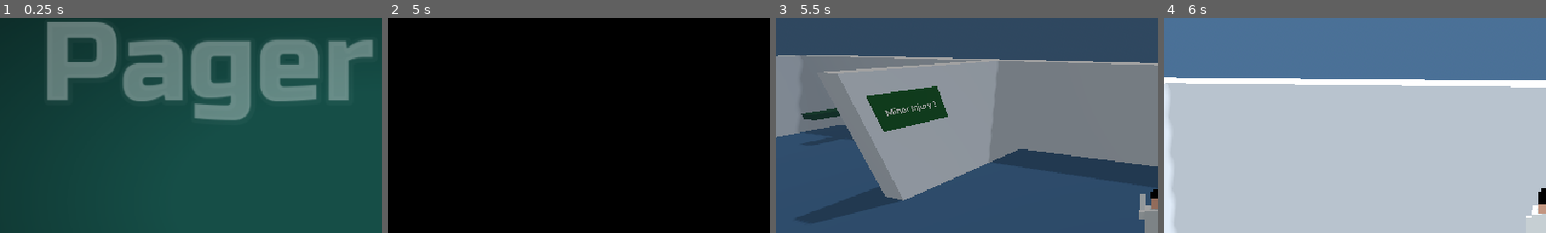
Above: before the commit, frames 1-4 (left to right).
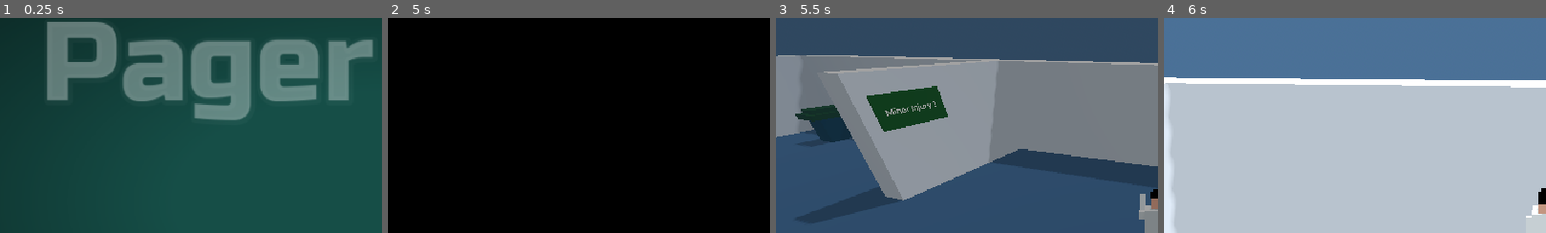
Above: after the commit, the same moments.

Repository: hawkstein/ludum-dare-60-old-tech
Game: Godot game, scene res://screens/main_menu.tscn
Two runs of this game, one before a commit and one after it. Both use one fixed random seed, a clock stepped at 60 frames per second and the inputs below.
Inputs (mouse positions are % of the whole screen's width and height, from its top left):
- Up to frame 1 (0.25 s): no input
- Up to frame 2 (5 s): tap Enter at 0.5 s; move the mouse to (72, 45) at 0.52 s; hold D (Right) 0.53-1.25 s; hold Space (Pager) 0.53-1.25 s; click (72, 45) at 0.67 s; click "Start" at 1.25 s; click "Play game" at 2 s; click "Play game" at 2.75 s; move the mouse to (30, 55) at 3.52 s; hold S (Down) 3.53-4.28 s; tap Space (Pager) at 3.6 s; move the mouse to (60, 28) at 4.27 s; hold D (Right) from 4.28 s (still down); hold Space (Pager) from 4.28 s (still down)
- Up to frame 3 (5.5 s): move the mouse to (49, 52) at 5.02 s; release D (Right) at 5.03 s; release Space (Pager) at 5.03 s; hold W (Up) from 5.03 s (still down); tap Space (Pager) at 5.1 s
- Up to frame 4 (6 s): keep holding W (Up); move the mouse to (57, 51) at 5.77 s; hold Space (Pager) from 5.78 s (still down)
The pictures show only the part of the screen within x 0-50%, y 7-57%; the shares and areas given below are measured in that part.

Frames 1-2 are identical in both runs. In frame 3, 0.9% of the frame differs, in the area x 5-20%, y 40-60%; in frame 4, nothing differs.

Commit message:
add a bit more to the bed model

Diff:
--- a/entities/bed.tscn
+++ b/entities/bed.tscn
@@ -6,13 +6,31 @@
 size = Vector3(2, 1, 2)
 
 [sub_resource type="BoxMesh" id="BoxMesh_cd33c"]
-size = Vector3(0.7, 0.2, 1.8)
+size = Vector3(1, 0.2, 2)
 
 [sub_resource type="StandardMaterial3D" id="StandardMaterial3D_cbuj4"]
 albedo_color = Color(0.101960786, 0.28627452, 0.078431375, 1)
 
+[sub_resource type="BoxMesh" id="BoxMesh_snt4t"]
+size = Vector3(0.8, 1, 1.627)
+
+[sub_resource type="StandardMaterial3D" id="StandardMaterial3D_fjy18"]
+albedo_color = Color(0.05295492, 0.26583818, 0.33006114, 1)
+
+[sub_resource type="BoxMesh" id="BoxMesh_bjklw"]
+size = Vector3(0.63084716, 0.2, 1.4526352)
+
+[sub_resource type="BoxMesh" id="BoxMesh_fjy18"]
+size = Vector3(0.63084716, 0.2, 0.26440352)
+
+[sub_resource type="BoxMesh" id="BoxMesh_tycb4"]
+size = Vector3(0.25, 0.2, 0.25)
+
+[sub_resource type="StandardMaterial3D" id="StandardMaterial3D_snt4t"]
+albedo_color = Color(0.98039216, 0.6784314, 0.5686275, 1)
+
 [sub_resource type="BoxShape3D" id="BoxShape3D_wysbo"]
-size = Vector3(0.7, 0.2, 1.8)
+size = Vector3(1, 0.2, 2)
 
 [node name="Bed" type="Area3D" unique_id=1517169828]
 script = ExtResource("1_snt4t")
@@ -20,9 +38,34 @@
 [node name="CollisionShape3D" type="CollisionShape3D" parent="." unique_id=508424934]
 shape = SubResource("BoxShape3D_cd33c")
 
-[node name="MeshInstance3D" type="MeshInstance3D" parent="." unique_id=1159242977]
+[node name="Bed" type="MeshInstance3D" parent="." unique_id=1159242977]
 mesh = SubResource("BoxMesh_cd33c")
 surface_material_override/0 = SubResource("StandardMaterial3D_cbuj4")
+
+[node name="Base" type="MeshInstance3D" parent="." unique_id=341353644]
+transform = Transform3D(1, 0, 0, 0, 1, 0, 0, 0, 1, -0.007918179, -0.5361334, -0.034326196)
+mesh = SubResource("BoxMesh_snt4t")
+surface_material_override/0 = SubResource("StandardMaterial3D_fjy18")
+
+[node name="Patient" type="Node3D" parent="." unique_id=1928830847]
+
+[node name="BedCover" type="MeshInstance3D" parent="Patient" unique_id=1356961306]
+transform = Transform3D(1, 0, 0, 0, 1, 0, 0, 0, 1, 0.004425049, 0.15812057, 0.12526804)
+mesh = SubResource("BoxMesh_bjklw")
+skeleton = NodePath("../..")
+surface_material_override/0 = SubResource("StandardMaterial3D_cbuj4")
+
+[node name="Pillow" type="MeshInstance3D" parent="Patient" unique_id=1192851303]
+transform = Transform3D(1, 0, 0, 0, 0.62614274, -0.77970845, 0, 0.77970845, 0.62614274, 0.004425049, 0.24336964, -0.89034307)
+mesh = SubResource("BoxMesh_fjy18")
+skeleton = NodePath("../..")
+surface_material_override/0 = SubResource("StandardMaterial3D_cbuj4")
+
+[node name="Head" type="MeshInstance3D" parent="Patient" unique_id=1718172121]
+transform = Transform3D(1, 0, 0, 0, 0.62614274, -0.77970845, 0, 0.77970845, 0.62614274, 0.004425049, 0.3197568, -0.74805963)
+mesh = SubResource("BoxMesh_tycb4")
+skeleton = NodePath("../..")
+surface_material_override/0 = SubResource("StandardMaterial3D_snt4t")
 
 [node name="StaticBody3D" type="StaticBody3D" parent="." unique_id=1106441178]
 
--- a/entities/player/third_person_player.tscn
+++ b/entities/player/third_person_player.tscn
@@ -10,7 +10,7 @@
 size = Vector3(0.2, 0.2, 0.2)
 
 [sub_resource type="StandardMaterial3D" id="StandardMaterial3D_1pxly"]
-albedo_color = Color(0.98084885, 0.67940915, 0.5672008, 1)
+albedo_color = Color(0.98039216, 0.6784314, 0.5686275, 1)
 
 [sub_resource type="BoxMesh" id="BoxMesh_x0uxw"]
 size = Vector3(0.22, 0.1, 0.22)
--- a/screens/main.tscn
+++ b/screens/main.tscn
@@ -296,7 +296,7 @@
 target_id = &"minor1_bed1"
 
 [node name="Bed2" parent="Level/MinorInjury1" unique_id=492083183 instance=ExtResource("5_la406")]
-transform = Transform3D(1, 0, 0, 0, 1, 0, 0, 0, 1, -14.124872, 1, -0.8506572)
+transform = Transform3D(-0.99999994, 0, -8.742277e-08, 0, 1, 0, 8.742277e-08, 0, -0.99999994, -14.124872, 1, -0.8506572)
 target_id = &"minor1_bed4"
 
 [node name="Bed3" parent="Level/MinorInjury1" unique_id=998168722 instance=ExtResource("5_la406")]
@@ -304,7 +304,7 @@
 target_id = &"minor1_bed2"
 
 [node name="Bed4" parent="Level/MinorInjury1" unique_id=539740585 instance=ExtResource("5_la406")]
-transform = Transform3D(1, 0, 0, 0, 1, 0, 0, 0, 1, -9.577789, 1, -0.9109609)
+transform = Transform3D(-1, 0, -8.742278e-08, 0, 1, 0, 8.742278e-08, 0, -1, -9.577789, 1, -0.9109609)
 target_id = &"minor1_bed3"
 
 [node name="Sign4" parent="Level/MinorInjury1" unique_id=1818753383 instance=ExtResource("2_owlgm")]
@@ -340,7 +340,7 @@
 target_id = &"minor2_bed1"
 
 [node name="Bed2" parent="Level/MinorInjury2" unique_id=1950494729 instance=ExtResource("5_la406")]
-transform = Transform3D(1, 0, 0, 0, 1, 0, 0, 0, 1, -14.124872, 1, -0.8506572)
+transform = Transform3D(-1, 0, -8.742278e-08, 0, 1, 0, 8.742278e-08, 0, -1, -14.124872, 1, -0.8506572)
 target_id = &"minor2_bed4"
 
 [node name="Bed3" parent="Level/MinorInjury2" unique_id=38470701 instance=ExtResource("5_la406")]
@@ -348,7 +348,7 @@
 target_id = &"minor2_bed2"
 
 [node name="Bed4" parent="Level/MinorInjury2" unique_id=1116705578 instance=ExtResource("5_la406")]
-transform = Transform3D(1, 0, 0, 0, 1, 0, 0, 0, 1, -9.577789, 1, -0.9109609)
+transform = Transform3D(-1, 0, -8.742278e-08, 0, 1, 0, 8.742278e-08, 0, -1, -9.577789, 1, -0.9109609)
 target_id = &"minor2_bed3"
 
 [node name="Partition" type="CSGBox3D" parent="Level/MinorInjury2" unique_id=526375188]
@@ -406,7 +406,7 @@
 target_id = &"major1_bed1"
 
 [node name="Bed2" parent="Level/MajorInjury1" unique_id=1704311982 instance=ExtResource("5_la406")]
-transform = Transform3D(1, 0, 0, 0, 1, 0, 0, 0, 1, -14.124872, 1, -0.8506572)
+transform = Transform3D(-1, 0, -8.742278e-08, 0, 1, 0, 8.742278e-08, 0, -1, -14.124872, 1, -0.8506572)
 target_id = &"major1_bed4"
 
 [node name="Bed3" parent="Level/MajorInjury1" unique_id=1529092411 instance=ExtResource("5_la406")]
@@ -414,7 +414,7 @@
 target_id = &"major1_bed2"
 
 [node name="Bed4" parent="Level/MajorInjury1" unique_id=635063061 instance=ExtResource("5_la406")]
-transform = Transform3D(1, 0, 0, 0, 1, 0, 0, 0, 1, -9.577789, 1, -0.9109609)
+transform = Transform3D(-1, 0, -8.742278e-08, 0, 1, 0, 8.742278e-08, 0, -1, -9.577789, 1, -0.9109609)
 target_id = &"major1_bed3"
 
 [node name="Partition" type="CSGBox3D" parent="Level/MajorInjury1" unique_id=764796555]
@@ -550,7 +550,7 @@
 target_id = &"major2_bed3"
 
 [node name="Bed2" parent="Level/MajorInjury2" unique_id=1166896544 instance=ExtResource("5_la406")]
-transform = Transform3D(1, 0, 0, 0, 1, 0, 0, 0, 1, -13.346867, 1, -0.8506565)
+transform = Transform3D(-1, 0, -8.742278e-08, 0, 1, 0, 8.742278e-08, 0, -1, -13.346867, 1, -0.8506565)
 target_id = &"major2_bed2"
 
 [node name="Bed3" parent="Level/MajorInjury2" unique_id=532422691 instance=ExtResource("5_la406")]
@@ -558,7 +558,7 @@
 target_id = &"major2_bed4"
 
 [node name="Bed4" parent="Level/MajorInjury2" unique_id=1981504861 instance=ExtResource("5_la406")]
-transform = Transform3D(1, 0, 0, 0, 1, 0, 0, 0, 1, -8.799784, 1, -0.91096115)
+transform = Transform3D(-1, 0, -8.742278e-08, 0, 1, 0, 8.742278e-08, 0, -1, -8.799784, 1, -0.91096115)
 target_id = &"major2_bed1"
 
 [node name="Partition" type="CSGBox3D" parent="Level/MajorInjury2" unique_id=1464697296]
@@ -756,7 +756,7 @@
 target_id = &"icu1_bed3"
 
 [node name="Bed2" parent="Level/ICU1" unique_id=1937328568 instance=ExtResource("5_la406")]
-transform = Transform3D(1, 0, 0, 0, 1, 0, 0, 0, 1, -13.119183, 1, -0.8506564)
+transform = Transform3D(-1, 0, -8.742278e-08, 0, 1, 0, 8.742278e-08, 0, -1, -13.119183, 1, -0.8506564)
 target_id = &"icu1_bed2"
 
 [node name="Bed3" parent="Level/ICU1" unique_id=684894297 instance=ExtResource("5_la406")]
@@ -764,7 +764,7 @@
 target_id = &"icu1_bed4"
 
 [node name="Bed4" parent="Level/ICU1" unique_id=1498109922 instance=ExtResource("5_la406")]
-transform = Transform3D(1, 0, 0, 0, 1, 0, 0, 0, 1, -8.572102, 1, -0.91096103)
+transform = Transform3D(-1, 0, -8.742278e-08, 0, 1, 0, 8.742278e-08, 0, -1, -8.572102, 1, -0.91096103)
 target_id = &"icu1_bed1"
 
 [node name="Partition" type="CSGBox3D" parent="Level/ICU1" unique_id=989218459]
@@ -819,7 +819,7 @@
 target_id = &"recovery1_bed3"
 
 [node name="Bed2" parent="Level/Recovery1" unique_id=63573679 instance=ExtResource("5_la406")]
-transform = Transform3D(1, 0, 0, 0, 1, 0, 0, 0, 1, -13.119183, 1, -0.8506564)
+transform = Transform3D(-1, 0, -8.742278e-08, 0, 1, 0, 8.742278e-08, 0, -1, -13.119183, 1, -0.8506564)
 target_id = &"recovery1_bed2"
 
 [node name="Bed3" parent="Level/Recovery1" unique_id=495851137 instance=ExtResource("5_la406")]
@@ -827,7 +827,7 @@
 target_id = &"recovery1_bed4"
 
 [node name="Bed4" parent="Level/Recovery1" unique_id=1852886829 instance=ExtResource("5_la406")]
-transform = Transform3D(1, 0, 0, 0, 1, 0, 0, 0, 1, -8.572102, 1, -0.91096103)
+transform = Transform3D(-1, 0, -8.742278e-08, 0, 1, 0, 8.742278e-08, 0, -1, -8.572102, 1, -0.91096103)
 target_id = &"recovery1_bed1"
 
 [node name="Partition" type="CSGBox3D" parent="Level/Recovery1" unique_id=1782933722]
@@ -871,11 +871,11 @@
 transform = Transform3D(-4.371139e-08, 0, -1, 0, 1, 0, 1, 0, -4.371139e-08, 6.8010025, 0, 58.561855)
 
 [node name="Bed2" parent="Level/Preop1" unique_id=645283675 instance=ExtResource("5_la406")]
-transform = Transform3D(1, 0, 0, 0, 1, 0, 0, 0, 1, -13.119183, 1, -0.8506564)
+transform = Transform3D(-1, 0, -8.742278e-08, 0, 1, 0, 8.742278e-08, 0, -1, -13.119183, 1, -0.8506564)
 target_id = &"preop1_bed2"
 
 [node name="Bed1" parent="Level/Preop1" unique_id=1702828196 instance=ExtResource("5_la406")]
-transform = Transform3D(1, 0, 0, 0, 1, 0, 0, 0, 1, -8.572102, 1.141304, -0.9109616)
+transform = Transform3D(-1, 0, -8.742278e-08, 0, 1, 0, 8.742278e-08, 0, -1, -8.572102, 1.141304, -0.9109616)
 target_id = &"preop1_bed1"
 
 [node name="Partition" type="CSGBox3D" parent="Level/Preop1" unique_id=1066067395]
@@ -907,7 +907,7 @@
 transform = Transform3D(-4.371139e-08, 0, -1, 0, 1, 0, 1, 0, -4.371139e-08, 12.822571, 0, 58.561855)
 
 [node name="Bed" parent="Level/Surgery1" unique_id=531717322 instance=ExtResource("5_la406")]
-transform = Transform3D(-4.371139e-08, 0, 1, 0, 1, 0, -1, 0, -4.371139e-08, -10.86359, 1, -3.1483064)
+transform = Transform3D(-4.371139e-08, 0, -1, 0, 1, 0, 1, 0, -4.371139e-08, -10.86359, 1, -3.1483064)
 target_id = &"surgery1_bed1"
 
 [node name="Partition" type="CSGBox3D" parent="Level/Surgery1" unique_id=1179853056]
@@ -938,7 +938,7 @@
 transform = Transform3D(-4.371139e-08, 0, -1, 0, 1, 0, 1, 0, -4.371139e-08, 20.780067, 0, 58.561855)
 
 [node name="Bed" parent="Level/Surgery2" unique_id=1331819155 instance=ExtResource("5_la406")]
-transform = Transform3D(-4.371139e-08, 0, 1, 0, 1, 0, -1, 0, -4.371139e-08, -10.86359, 1, -3.1483064)
+transform = Transform3D(-4.371139e-08, 0, -1, 0, 1, 0, 1, 0, -4.371139e-08, -10.86359, 1, -3.1483064)
 target_id = &"surgery2_bed1"
 
 [node name="Partition" type="CSGBox3D" parent="Level/Surgery2" unique_id=1568811991]
@@ -999,7 +999,7 @@
 target_id = &"icu2_bed3"
 
 [node name="Bed2" parent="Level/ICU2" unique_id=363184265 instance=ExtResource("5_la406")]
-transform = Transform3D(1, 0, 0, 0, 1, 0, 0, 0, 1, -13.119183, 1, -0.8506564)
+transform = Transform3D(-1, 0, -8.742278e-08, 0, 1, 0, 8.742278e-08, 0, -1, -13.119183, 1, -0.8506565)
 target_id = &"icu2_bed2"
 
 [node name="Bed3" parent="Level/ICU2" unique_id=1818655699 instance=ExtResource("5_la406")]
@@ -1007,7 +1007,7 @@
 target_id = &"icu2_bed4"
 
 [node name="Bed4" parent="Level/ICU2" unique_id=1421928026 instance=ExtResource("5_la406")]
-transform = Transform3D(1, 0, 0, 0, 1, 0, 0, 0, 1, -8.572102, 1, -0.91096103)
+transform = Transform3D(-1, 0, -8.742278e-08, 0, 1, 0, 8.742278e-08, 0, -1, -8.572102, 1, -0.91096103)
 target_id = &"icu2_bed1"
 
 [node name="Partition" type="CSGBox3D" parent="Level/ICU2" unique_id=228303684]
@@ -1036,7 +1036,7 @@
 target_id = &"ccu1_bed3"
 
 [node name="Bed2" parent="Level/CCU1" unique_id=321219832 instance=ExtResource("5_la406")]
-transform = Transform3D(1, 0, 0, 0, 1, 0, 0, 0, 1, -13.119183, 1, -0.8506564)
+transform = Transform3D(-1, 0, -8.742278e-08, 0, 1, 0, 8.742278e-08, 0, -1, -13.119183, 1, -0.8506564)
 target_id = &"ccu1_bed2"
 
 [node name="Bed3" parent="Level/CCU1" unique_id=1382940312 instance=ExtResource("5_la406")]
@@ -1044,7 +1044,7 @@
 target_id = &"ccu1_bed4"
 
 [node name="Bed4" parent="Level/CCU1" unique_id=677742509 instance=ExtResource("5_la406")]
-transform = Transform3D(1, 0, 0, 0, 1, 0, 0, 0, 1, -8.572102, 1, -0.91096115)
+transform = Transform3D(-1, 0, -8.742278e-08, 0, 1, 0, 8.742278e-08, 0, -1, -8.572102, 1, -0.91096115)
 target_id = &"ccu1_bed1"
 
 [node name="Partition" type="CSGBox3D" parent="Level/CCU1" unique_id=1567764176]
